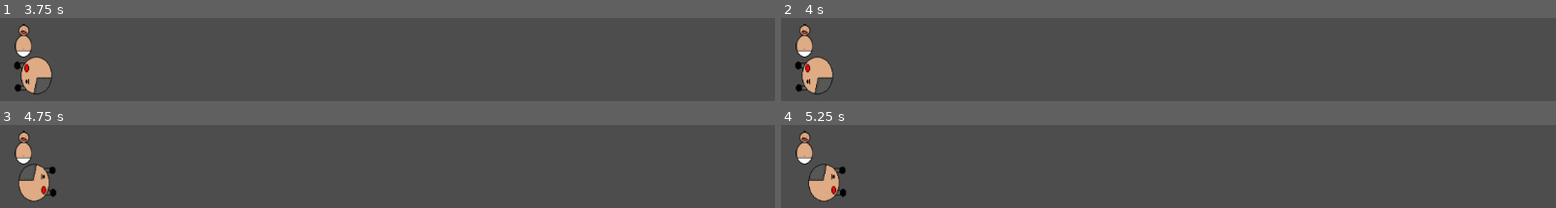
Above: before the commit, frames 1-4 (two rows, left to right).
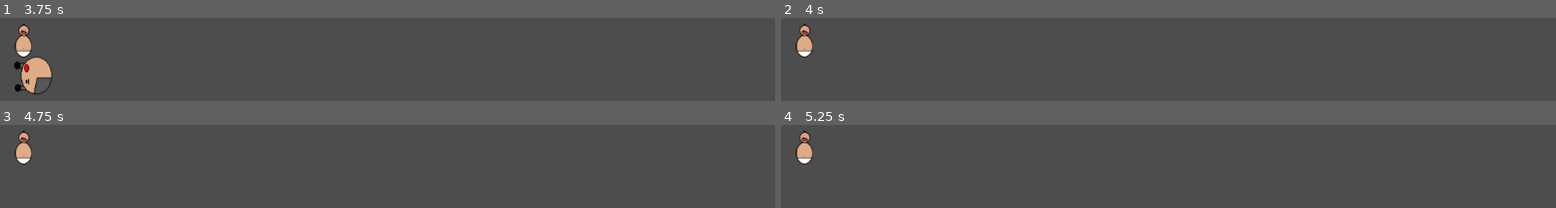
Above: after the commit, the same moments.

Repository: discoaaron/gamejam
Game: Godot game, scene res://Main.tscn
Two runs of this game, one before a commit and one after it. Both use one fixed random seed, a clock stepped at 60 frames per second and the inputs below.
Inputs:
- Up to frame 1 (3.75 s): tap Enter at 0.5, 2, 3.5 s; tap A (a) at 0.6 s; tap D (d) at 0.8, 1.35 s; tap Space at 1.25, 2.75 s; tap E (e) at 1.55, 2.1 s; tap S (s) at 2.3, 2.85 s; tap W (w) at 3.05, 3.6 s
- Up to frame 2 (4 s): tap Z (z, bound only after the commit) at 3.8 s
- Up to frame 3 (4.75 s): tap Space at 4.25 s; tap Z (z, bound only after the commit) at 4.35 s; tap A (a) at 4.55 s
- Up to frame 4 (5.25 s): tap A (a) at 5.1 s

Frame 1 is identical in both runs. In frame 2, 1.3% of the frame differs, in the area x 1-7%, y 46-92%; in frame 3, 1.3%; in frame 4, 1.3%.

Commit message:
Dash function added - not working properly as is currently a 'teleport'

Diff:
--- a/game/project.godot
+++ b/game/project.godot
@@ -52,6 +52,11 @@
 "events": [Object(InputEventKey,"resource_local_to_scene":false,"resource_name":"","device":-1,"window_id":0,"alt_press …(192 unchanged characters)…
 ]
 }
+z={
+"deadzone": 0.5,
+"events": [Object(InputEventKey,"resource_local_to_scene":false,"resource_name":"","device":-1,"window_id":0,"alt_pressed":false,"shift_pressed":false,"ctrl_pressed":false,"meta_pressed":false,"pressed":false,"keycode":0,"physical_keycode":90,"key_label":0,"unicode":122,"location":0,"echo":false,"script":null)
+]
+}
 
 [rendering]
 
--- a/game/scenes/dad/dad.gd
+++ b/game/scenes/dad/dad.gd
@@ -2,6 +2,9 @@
 
 
 @export var speed = 200 # How fast the player will move (pixels/sec).
+@export var dash_speed = 800
+@export var dash_distance = 100
+@export var dashing = false
 @export var up = "not_set"
 @export var down = "not_set"
 @export var left = "not_set"
@@ -42,6 +45,10 @@
 			print("you win!!")
 		else:
 			print("not quite!")
+	if Input.is_action_just_pressed("z"):
+		#dashing = true
+		dash_action()
+
 	#if velocity.length() > 0:
 		#velocity = velocity.normalized() * speed
 		#$AnimatedSprite2D.play()
@@ -54,10 +61,11 @@
 
 
 func _physics_process(delta: float) -> void:
-	velocity = Vector2.ZERO
-	movement_input_check()
-	velocity = velocity.normalized() * speed
-	move_and_collide(velocity * delta)
+	if not dashing:
+		velocity = Vector2.ZERO
+		movement_input_check()
+		velocity = velocity.normalized() * speed
+		move_and_collide(velocity * delta)
 
 func movement_input_check() -> void:
 	if Input.is_action_pressed(up):
@@ -86,3 +94,12 @@
 
 func on_baby_exit(area: Area2D) -> void:
 	print("exit", area.name)
+
+
+func dash_action() -> void:
+	dashing = true
+	var direction = rotation
+	var vect = Vector2.from_angle(direction)
+	var movement = vect * 200
+	position += movement
+	dashing = false
